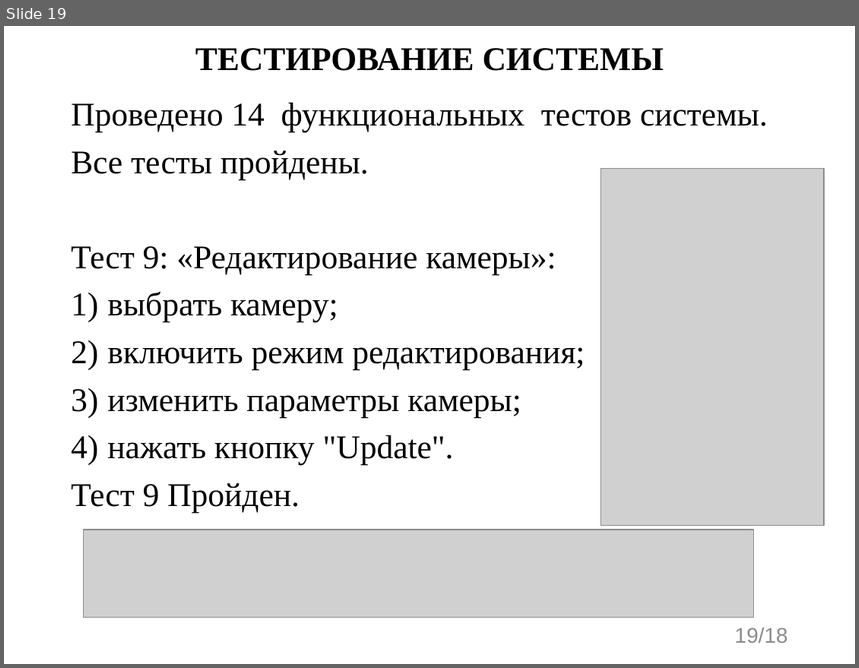
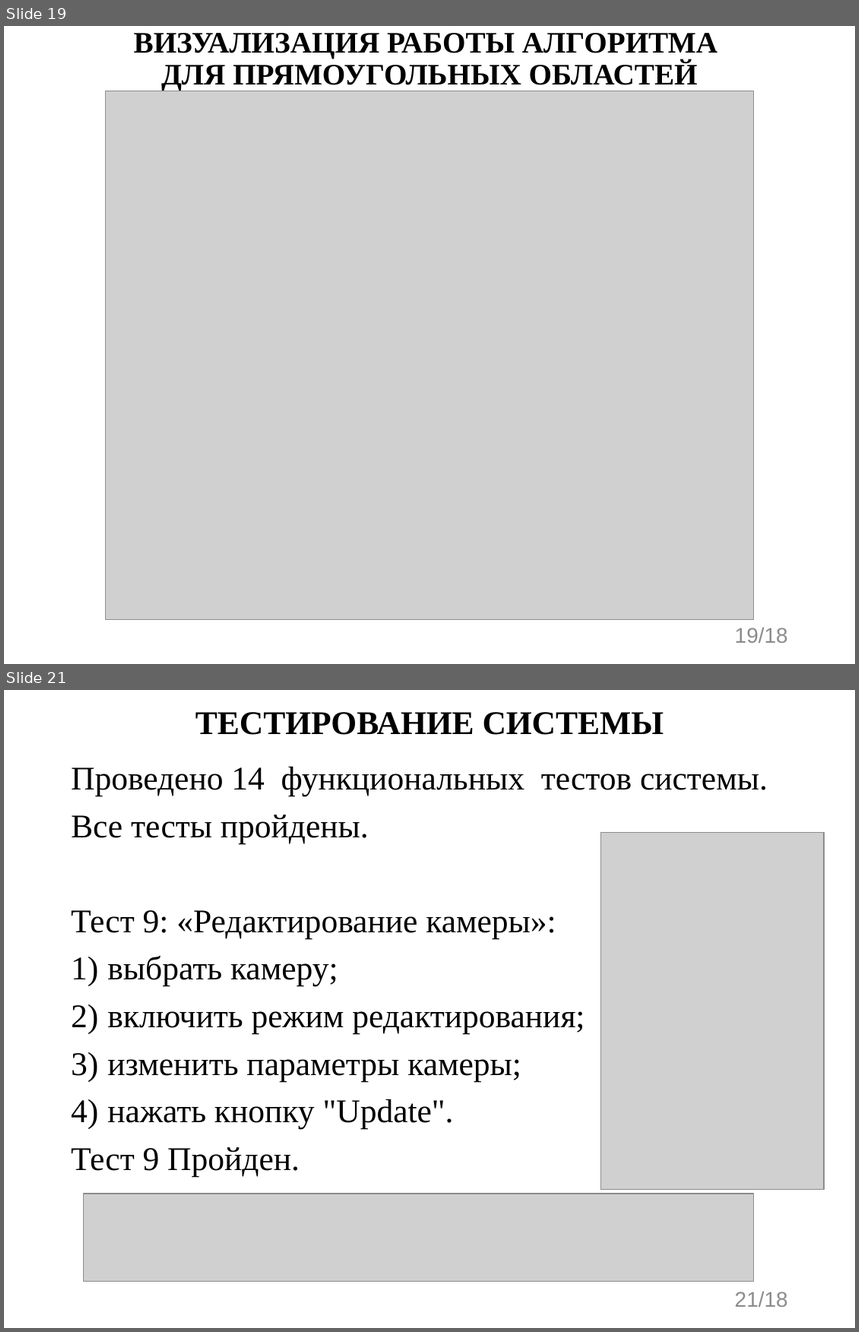
Before and after one commit to evgenkot/uav-route-calculation, a slide deck: doc/GQW/Raschupkin_EV_UAV_Route_Planning.pptx. Shown one above the other, each under a label of ours: slide 19 before the commit, slides 19 and 21 after it; the slides between them are not shown. The pictures are 859x668 and 859x1332 pixels, drawn with LibreOffice and Linux fonts; fonts in the diff are those of the drawing; grey boxes stand for pictures. Boxes give left, top, right and bottom in pixels: in the first picture for what was removed or moved away, otherwise in the second. Text is boxed around its words. In the diff, an @@ line names an element or a change of style, - is before the commit and + after.

```diff
--- a/doc/GQW/Raschupkin_EV_UAV_Route_Planning.pptx
+++ b/doc/GQW/Raschupkin_EV_UAV_Route_Planning.pptx
@@ slide 19 added at <box>4,26,855,664</box>, background #FFFFFF @@
@@ title added at <box>134,33,718,91</box>, 25.2 pt, text #000000, bold @@
+ВИЗУАЛИЗАЦИЯ РАБОТЫ АЛГОРИТМА
+ДЛЯ ПРЯМОУГОЛЬНЫХ ОБЛАСТЕЙ
@@ picture added at <box>105,91,753,620</box> @@
@@ page number added at <box>735,628,788,643</box>, 18 pt, text #8C8C8C @@
+19/18
@@ what was slide 19 is now slide 21 @@
@@ page number at <box>735,1292,788,1307</box>: text changed @@
-19/18
+21/18
```
Also in this commit, not shown: 6 slides changed, 3 other slides added, 2 slides removed, 1 other file.
